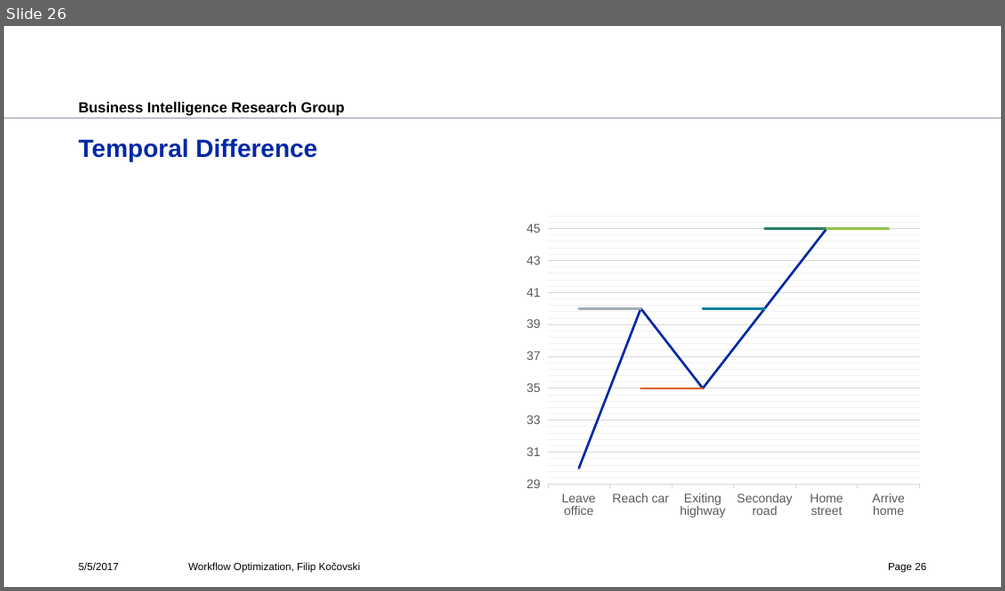
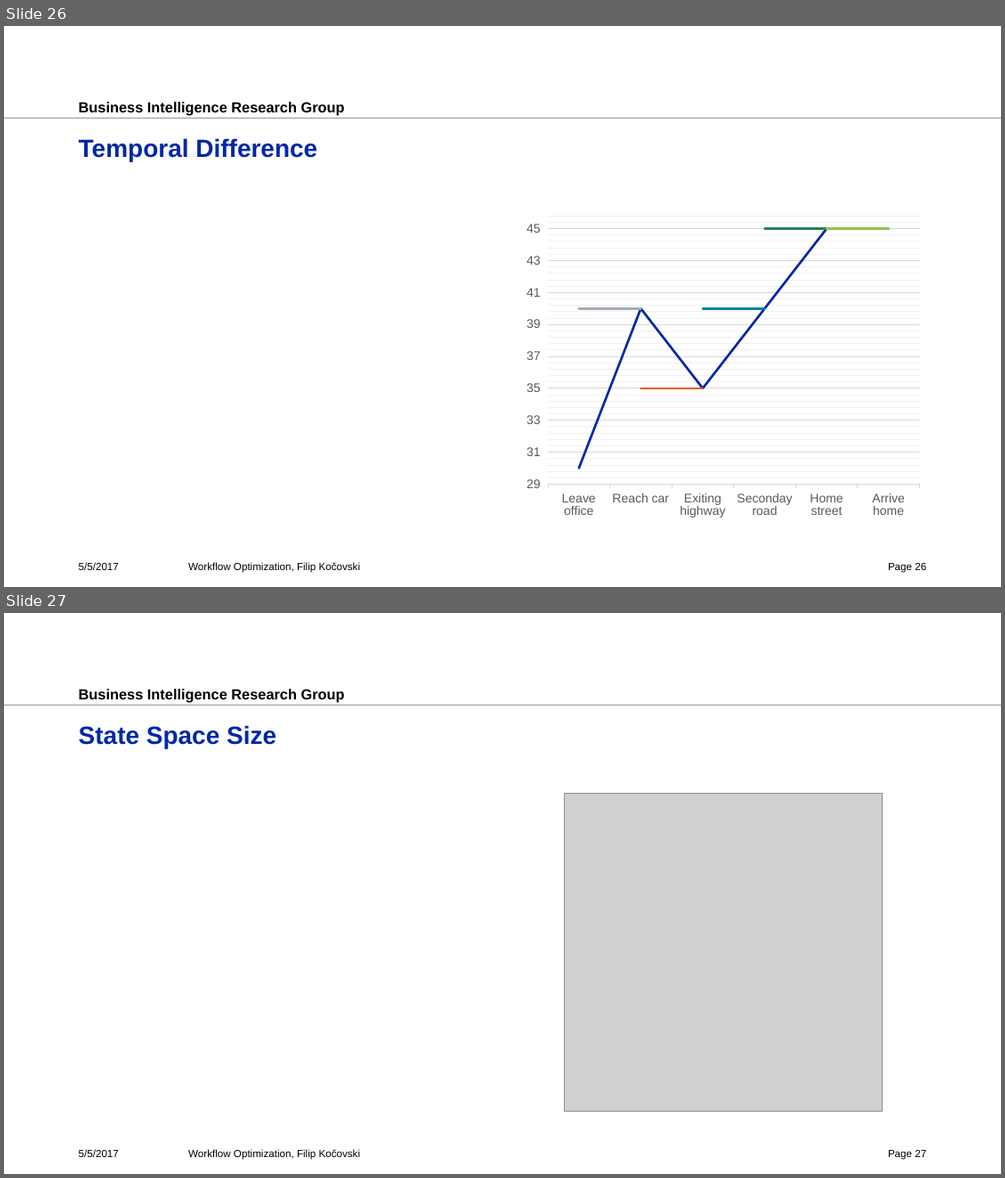
Before and after one commit to fkocovski/mt_presentation, a slide deck: Workflow Optimization.pptx. Shown one above the other, each under a label of ours: slide 26 before the commit, slides 26 and 27 after it. The pictures are 1005x591 and 1005x1178 pixels, drawn with LibreOffice and Linux fonts; fonts in the diff are those of the drawing; grey boxes stand for pictures; background and template pictures are left out. Boxes give left, top, right and bottom in pixels: in the first picture for what was removed or moved away, otherwise in the second. Text is boxed around its words. In the diff, an @@ line names an element or a change of style, - is before the commit and + after.

```diff
--- a/Workflow Optimization.pptx
+++ b/Workflow Optimization.pptx
@@ slide 27 added at (4,613,1001,1174), background #FFFFFF; not listed: 2 template elements that a slide beside it also shows @@
@@ title added at (79,725,276,748), 24 pt, text #0028A5, bold @@
+State Space Size
@@ picture added at (564,793,882,1111) @@
@@ text added at (79,1149,119,1157), 10 pt, text #000000 @@
+5/5/2017
@@ text added at (188,1149,361,1159), 10 pt, text #000000 @@
+Workflow Optimization, Filip Kočovski
@@ page number added at (888,1150,926,1159), 10 pt, text #000000 @@
+Page 27
```
Also in this commit, not shown: 4 slides changed.
